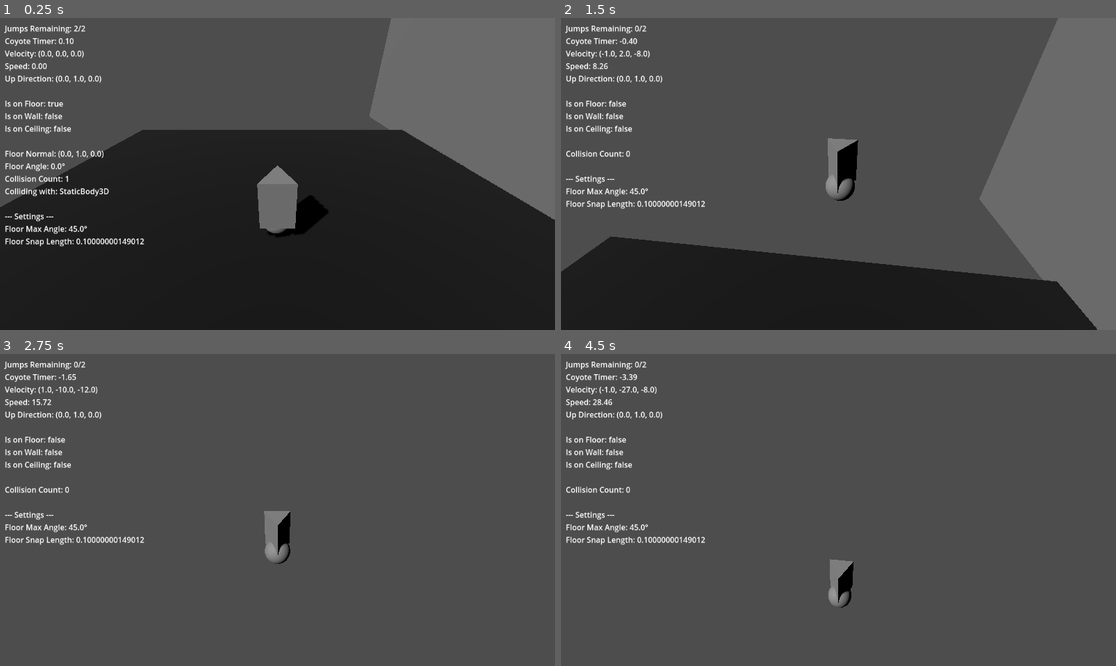
Above: before the commit, frames 1-4 (two rows, left to right).
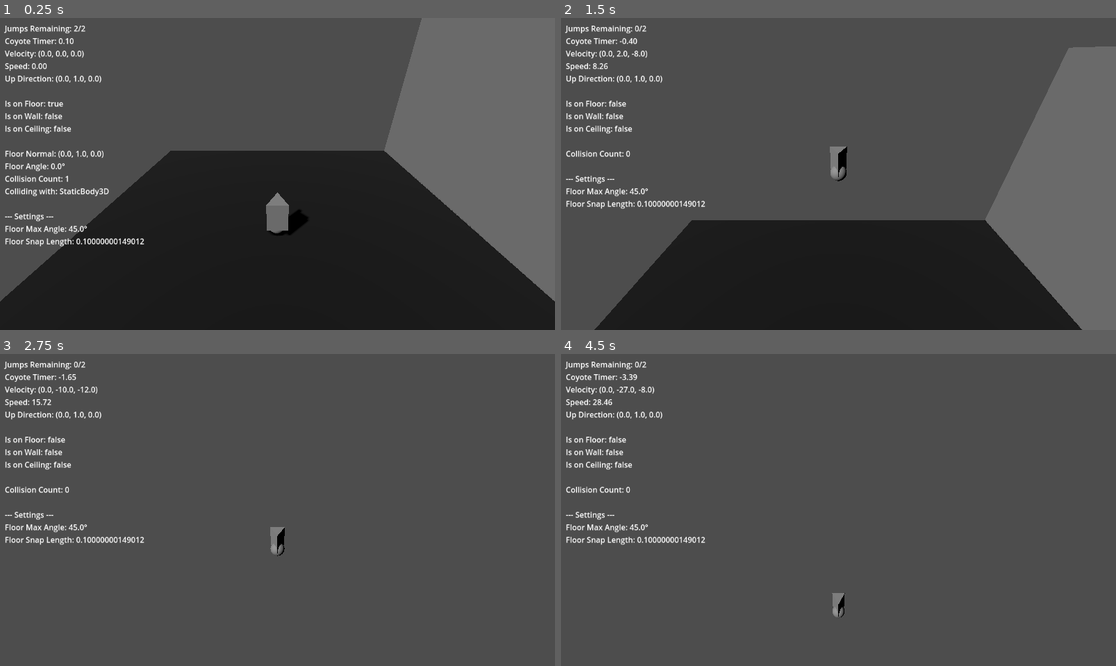
Above: after the commit, the same moments.

Repository: longiy/project_3c
Game: Godot game, scene res://SCENE.tscn
The game is run twice, just before and just after one commit, with the same random seed, the same clock (stepped at 60 frames per second) and the same inputs.
Inputs (mouse positions are in pixels of both pictures, inside the frame that each line leads up to):
- Up to frame 1 (0.25 s): no input
- Up to frame 2 (1.5 s): move the mouse to (866, 174) at 0.52 s; hold Shift (sprint) 0.53-1.28 s; hold W (move_forward) from 0.53 s (still down); tap Space (jump) at 0.77, 0.8, 1.07, 1.35 s; move the mouse to (810, 174) at 1.27 s
- Up to frame 3 (2.75 s): keep holding W (move_forward); tap Space (jump) at 1.52, 1.82, 2.3 s; tap Shift (sprint) at 1.55 s; move the mouse to (288, 503) at 2.02 s; hold Shift (sprint) from 2.03 s (still down)
- Up to frame 4 (4.5 s): keep holding W (move_forward); move the mouse to (832, 516) at 2.77 s; release Shift (sprint) at 2.78 s; tap Shift (sprint) at 2.85, 4.35 s; tap Space (jump) at 3.02, 3.32, 3.6, 3.77, 4.07 s; move the mouse to (877, 513) at 3.52 s; move the mouse to (794, 506) at 4.27 s

The runs differ from the first frame. In frame 1, 17% of the frame differs, in the area x 0-100%, y 0-91%; in frame 2, 15%; in frame 3, 0.5%; in frame 4, 0.7%.

Commit message:
basic controlers for camera and character

Diff:
--- a/SCENE.tscn
+++ b/SCENE.tscn
@@ -18,6 +18,11 @@
 
 [sub_resource type="CapsuleShape3D" id="CapsuleShape3D_tcevt"]
 
+[sub_resource type="PlaneMesh" id="PlaneMesh_caybs"]
+
+[sub_resource type="ConcavePolygonShape3D" id="ConcavePolygonShape3D_caybs"]
+data = PackedVector3Array(1, 0, 1, -1, 0, 1, 1, 0, -1, -1, 0, 1, -1, 0, -1, 1, 0, -1)
+
 [node name="Scene" type="Node3D"]
 
 [node name="DirectionalLight3D" type="DirectionalLight3D" parent="."]
@@ -35,25 +40,31 @@
 [node name="CollisionShape3D" type="CollisionShape3D" parent="GROUND/StaticBody3D"]
 shape = SubResource("ConcavePolygonShape3D_5si1x")
 
-[node name="CameraRig" type="Node3D" parent="." node_paths=PackedStringArray("target_character")]
+[node name="CAMERARIG" type="Node3D" parent="." node_paths=PackedStringArray("target_character")]
 script = ExtResource("2_caybs")
 target_character = NodePath("../CHARACTER")
-vertical_limit_max = 80.0
-camera_smoothing = 5.0
+camera_height = 0.0
+camera_composition_offset = Vector3(0, 4, 0)
+follow_smoothing = 3.0
+offset_smoothing = 2.0
+enable_mouse_yaw = false
 
-[node name="CameraArm" type="Node3D" parent="CameraRig"]
+[node name="SpringArm3D" type="SpringArm3D" parent="CAMERARIG"]
+spring_length = 8.0
 
-[node name="Camera3D" type="Camera3D" parent="CameraRig/CameraArm"]
+[node name="Camera3D" type="Camera3D" parent="CAMERARIG/SpringArm3D"]
 transform = Transform3D(1, 0, 0, 0, 0.984808, 0.173648, 0, -0.173648, 0.984808, 0, 0, 0)
+
+[node name="CameraArm" type="Node3D" parent="CAMERARIG"]
 
 [node name="CHARACTER" type="CharacterBody3D" parent="." node_paths=PackedStringArray("camera")]
 transform = Transform3D(1, 0, 0, 0, 1, 0, 0, 0, 1, 0.009758, 0.986442, 0.0618568)
 slide_on_ceiling = false
 script = ExtResource("1_5si1x")
-gravity_multiplier = 1
-allow_rotation_while_jumping = true
-camera_relative_movement = true
-camera = NodePath("../CameraRig/CameraArm/Camera3D")
+camera = NodePath("../CAMERARIG/SpringArm3D/Camera3D")
+rotation_speed = 10
+rotation_snapping = true
+maintain_forward_momentum_when_jumping = true
 
 [node name="PlaceHolderMesh" type="MeshInstance3D" parent="CHARACTER"]
 transform = Transform3D(1, 0, 0, 0, -4.37114e-08, 1.5, 0, -1, -6.55671e-08, 0, 0.25, 0)
@@ -84,7 +95,11 @@
 offset_right = 50.0
 offset_bottom = 33.0
 
-[node name="CSGBox3D" type="CSGBox3D" parent="."]
-transform = Transform3D(1, 0, 0, 0, 1, 0, 0, 0, 1, 9.72766, 4.52234, -2.91089)
-use_collision = true
-size = Vector3(1, 10.0447, 25.8198)
+[node name="MeshInstance3D" type="MeshInstance3D" parent="."]
+transform = Transform3D(-4.37114e-07, -10, 0, 10, -4.37114e-07, 0, 0, 0, 10, 10, 0, 0)
+mesh = SubResource("PlaneMesh_caybs")
+
+[node name="StaticBody3D" type="StaticBody3D" parent="MeshInstance3D"]
+
+[node name="CollisionShape3D" type="CollisionShape3D" parent="MeshInstance3D/StaticBody3D"]
+shape = SubResource("ConcavePolygonShape3D_caybs")
--- a/Scripts/ControllerCamera.gd
+++ b/Scripts/ControllerCamera.gd
@@ -1,22 +1,23 @@
 extends Node3D
 
 @export var target_character: CharacterBody3D ## Drag your character here
-@export var camera_distance = 5.0 ## Distance from character
 @export var camera_height = 2.0 ## Height offset above character
+@export var camera_composition_offset = Vector3(0, 0.5, 0) ## Offset for composition (doesn't affect follow height)
 @export var mouse_sensitivity = 0.002 ## Mouse look sensitivity
 @export var vertical_limit_min = -80.0 ## Minimum vertical look angle (degrees)
-@export_range(-80.0, -10.0) var vertical_limit_max = -20.0 ## Maximum vertical look angle (degrees)
-@export var collision_margin = 0.2 ## Space to maintain from walls
-@export var camera_smoothing = 10.0 ## How smoothly camera follows
+@export_range(-80, 80) var vertical_limit_max = 50.0 ## Maximum vertical look angle (degrees)
 @export var follow_smoothing = 8.0 ## How smoothly camera follows character position
+@export var offset_scale_with_collision = true ## Scale composition offset based on collision distance
+@export var offset_smoothing = 8.0 ## How smoothly offset scales with collision
+@export var enable_mouse_yaw = true ## Enable/disable horizontal mouse rotation
+@export var enable_mouse_pitch = true ## Enable/disable vertical mouse rotation
 
-@onready var camera_arm = $CameraArm
-@onready var camera_3d = $CameraArm/Camera3D
+@onready var spring_arm = $SpringArm3D
+
 var character: CharacterBody3D
-
 var mouse_delta = Vector2.ZERO
 var camera_rotation_x = 0.0
-var current_distance = 0.0
+var current_offset_scale = 1.0
 
 func _ready():
 	# Capture mouse on start
@@ -27,9 +28,6 @@
 	if not character:
 		push_error("No target character assigned to camera!")
 		return
-
-	# Initialize distance
-	current_distance = camera_distance
 
 	# Set initial camera rotation to look down at character
 	camera_rotation_x = deg_to_rad(-20.0)
@@ -57,13 +55,15 @@
 	# Handle mouse look rotation
 	if Input.mouse_mode == Input.MOUSE_MODE_CAPTURED:
 		# Horizontal rotation (Y-axis) - rotate around character
-		rotation.y -= mouse_delta.x * mouse_sensitivity
+		if enable_mouse_yaw:
+			rotation.y -= mouse_delta.x * mouse_sensitivity
 
 		# Vertical rotation (X-axis) - clamp to limits
-		camera_rotation_x -= mouse_delta.y * mouse_sensitivity
-		camera_rotation_x = clamp(camera_rotation_x,
-			deg_to_rad(vertical_limit_min),
-			deg_to_rad(vertical_limit_max))
+		if enable_mouse_pitch:
+			camera_rotation_x -= mouse_delta.y * mouse_sensitivity
+			camera_rotation_x = clamp(camera_rotation_x,
+				deg_to_rad(vertical_limit_min),
+				deg_to_rad(vertical_limit_max))
 
 		mouse_delta = Vector2.ZERO
 
@@ -71,43 +71,20 @@
 	var target_position = character.global_position + Vector3(0, camera_height, 0)
 	global_position = global_position.lerp(target_position, follow_smoothing * delta)
 
-	# Apply vertical rotation to camera arm
-	camera_arm.rotation.x = camera_rotation_x
+	# Apply vertical rotation to SpringArm
+	spring_arm.rotation.x = camera_rotation_x
 
-	# Calculate camera position with collision check
-	var camera_offset = Vector3(0, 0, current_distance)
-	var desired_camera_pos = camera_arm.global_position + camera_arm.transform.basis * camera_offset
+	# Scale composition offset based on SpringArm collision distance
+	if offset_scale_with_collision:
+		var spring_length = spring_arm.spring_length
+		var current_length = spring_arm.get_hit_length()
+		var target_scale = current_length / spring_length
 
-	# Check for collisions and adjust distance with smoothing
-	var collision_distance = check_camera_collision(global_position, desired_camera_pos)
+		# Smooth the scale change to prevent shaking
+		current_offset_scale = lerp(current_offset_scale, target_scale, offset_smoothing * delta)
 
-	# Smooth collision distance changes to prevent shaking
-	var target_distance = collision_distance if collision_distance < camera_distance else camera_distance
-	current_distance = lerp(current_distance, target_distance, camera_smoothing * delta)
-
-	# Position camera at adjusted distance
-	camera_3d.position.z = current_distance
-
-func check_camera_collision(from: Vector3, to: Vector3) -> float:
-	var space_state = get_world_3d().direct_space_state
-
-	var query = PhysicsRayQueryParameters3D.create(from, to)
-	# Exclude the character from collision check
-	if character:
-		query.exclude = [character.get_rid()]
-
-	# Enable collision with all layers
-	query.collision_mask = 0xFFFFFFFF
-
-	var result = space_state.intersect_ray(query)
-
-	print("Raycast from: ", from.round(), " to: ", to.round())
-	print("Distance: ", from.distance_to(to))
-
-	if result:
-		print("HIT: ", result.collider.name, " at ", result.position.round())
-		var hit_distance = from.distance_to(result.position) - collision_margin
-		return max(hit_distance, 0.5)
+		# Apply smoothed scaled offset
+		var scaled_offset = camera_composition_offset * current_offset_scale
+		spring_arm.position = scaled_offset
 	else:
-		print("NO HIT detected")
-		return camera_distance
+		spring_arm.position = camera_composition_offset
--- a/Scripts/ControllerCharacter.gd
+++ b/Scripts/ControllerCharacter.gd
@@ -1,26 +1,38 @@
 extends CharacterBody3D
-
+@export var camera: Camera3D ## Camera reference for relative movement
+@export var camera_relative_movement = true ## Use camera-relative movement instead of world coordinates
 @export var speed = 8.0 ## Movement speed (m/s)
-@export var jump_velocity = 6 ## Jump initial velocity (m/s)
+@export var rotation_speed = 8 ## How fast character rotates to face movement direction
+@export var rotation_snapping = false ## Enable snapping to fixed angles
+@export var snap_angle = 45.0 ## Snap angle in degrees (45 = 8 directions, 90 = 4 directions, etc.)
+@export var sprint_speed = 12.0 ## Sprint speed (m/s)
+@export var sprint_acceleration = 200.0 ## Sprint acceleration rate (m/s²)
 @export var acceleration = 150.0 ## Acceleration rate (m/s²)
 @export var deceleration = 200.0 ## Deceleration rate (m/s²)
-@export var gravity_multiplier = 2
+@export var jump_velocity = 6 ## Jump initial velocity (m/s)
+@export var max_jumps = 2 ## Total jumps allowed (1 = single, 2 = double, etc.)
+@export var gravity_multiplier = 1
 @export var coyote_time = 0.1 ## Time after leaving ground you can still jump (seconds)
 @export var ground_check_distance = 0.2 ## Distance to check for ground (meters)
-@export var max_jumps = 2 ## Total jumps allowed (1 = single, 2 = double, etc.)
-@export var rotation_speed = 4.0 ## How fast character rotates to face movement direction
-@export var allow_rotation_while_jumping = false ## Enable/disable rotation during jump
+@export var allow_rotation_while_jumping = true ## Enable/disable rotation during jump
 @export var maintain_forward_momentum_when_jumping = false ## Auto-forward while jumping vs manual control
-@export var camera_relative_movement = false ## Use camera-relative movement instead of world coordinates
-@export var camera: Camera3D ## Camera reference for relative movement
-@export var sprint_speed = 12.0 ## Sprint speed (m/s)
-@export var sprint_acceleration = 200.0 ## Sprint acceleration rate (m/s²)
+
 
 var base_gravity = ProjectSettings.get_setting("physics/3d/default_gravity")
 var coyote_timer = 0.0
 var jumps_remaining = 0
 var jump_forward_direction = Vector3.ZERO
 var is_sprinting = false
+var last_input_dir = Vector2.ZERO  # Track previous WASD input for snapping
+
+func is_near_ground() -> bool:
+	var space_state = get_world_3d().direct_space_state
+	var query = PhysicsRayQueryParameters3D.create(
+		global_position,
+		global_position + Vector3.DOWN * ground_check_distance
+	)
+	var result = space_state.intersect_ray(query)
+	return result.size() > 0
 
 func _physics_process(delta):
 	if not is_on_floor():
@@ -71,13 +83,13 @@
 
 	# Handle rotation and movement
 	if can_rotate and is_moving:
-		handle_rotation_and_movement(movement_vector, delta, is_in_air, is_sprinting)
+		handle_rotation_and_movement(movement_vector, delta, is_in_air, is_sprinting, input_dir)
 	else:
 		handle_movement_only(movement_vector, delta, is_in_air, is_sprinting)
 
 	move_and_slide()
 
-func handle_rotation_and_movement(movement_vector: Vector3, delta: float, is_in_air: bool, sprinting: bool):
+func handle_rotation_and_movement(movement_vector: Vector3, delta: float, is_in_air: bool, sprinting: bool, input_dir: Vector2):
 	# Determine speed and acceleration
 	var current_speed = sprint_speed if sprinting else speed
 	var current_acceleration = sprint_acceleration if sprinting else acceleration
@@ -103,7 +115,18 @@
 	# Apply rotation based on current input (not stored direction)
 	if rotation_direction.length() > 0.1:
 		var target_rotation = atan2(rotation_direction.x, rotation_direction.z)
-		rotation.y = lerp_angle(rotation.y, target_rotation, rotation_speed * delta)
+		target_rotation = snap_rotation_if_enabled(target_rotation)
+
+		# Check if WASD input changed (for snapping logic)
+		var input_changed = input_dir.distance_to(last_input_dir) > 0.1
+		last_input_dir = input_dir
+
+		if rotation_snapping and input_changed:
+			# Snap only when WASD input changes
+			rotation.y = target_rotation
+		else:
+			# Smooth rotation when camera moves or snapping disabled
+			rotation.y = lerp_angle(rotation.y, target_rotation, rotation_speed * delta)
 
 func handle_movement_only(movement_vector: Vector3, delta: float, is_in_air: bool, sprinting: bool):
 	# Just handle movement without rotation
@@ -123,7 +146,27 @@
 		velocity.x = move_toward(velocity.x, 0, deceleration * delta)
 		velocity.z = move_toward(velocity.z, 0, deceleration * delta)
 
-func is_near_ground() -> bool:
+func snap_rotation_if_enabled(target_rotation: float) -> float:
+	if not rotation_snapping:
+		return target_rotation
+
+	# Convert to degrees for easier calculation
+	var degrees = rad_to_deg(target_rotation)
+
+	# Normalize to 0-360 range
+	degrees = fmod(degrees, 360.0)
+	if degrees < 0:
+		degrees += 360.0
+
+	# Snap to nearest angle increment
+	var snapped_degrees = round(degrees / snap_angle) * snap_angle
+
+	# Handle wrap around (360 = 0)
+	if snapped_degrees >= 360.0:
+		snapped_degrees = 0.0
+
+	# Convert back to radians
+	return deg_to_rad(snapped_degrees)
 	var space_state = get_world_3d().direct_space_state
 	var query = PhysicsRayQueryParameters3D.create(
 		global_position,
Not shown: 1 places in SCENE.tscn that only renumber resources
